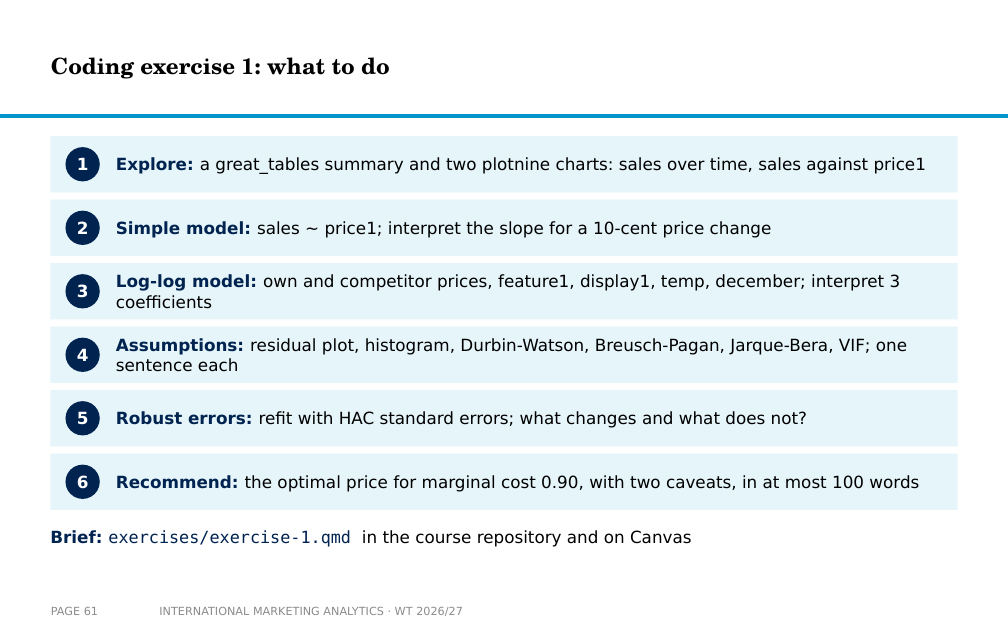
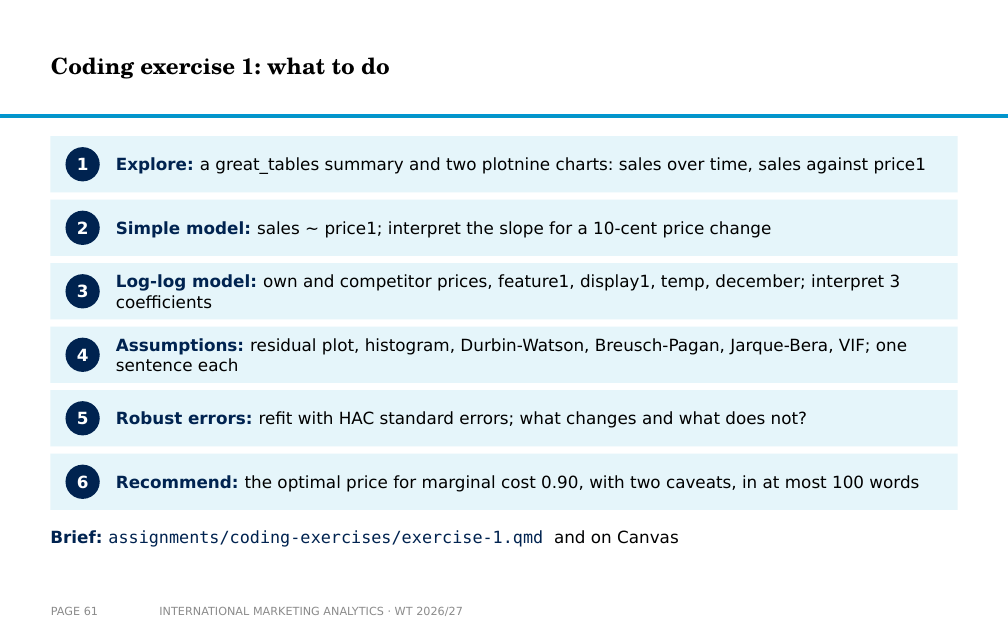
Before and after one commit to arnefloh-wu/international-marketing-analytics-teaching, a slide deck: slide 61 of slides/01b_statistics-and-regression_WT26-27.pptx. Drawn at 1008x630 pixels with LibreOffice and Linux fonts; fonts in the diff are those of the drawing; background and template pictures are left out. Boxes give left, top, right and bottom in pixels: in the first picture for what was removed or moved away, otherwise in the second. Text is boxed around its words. In the diff, an @@ line names an element or a change of style, - is before the commit and + after.

```diff
--- a/slides/01b_statistics-and-regression_WT26-27.pptx
+++ b/slides/01b_statistics-and-regression_WT26-27.pptx
@@ text at box(50, 530, 679, 547): text changed; font DejaVu Sans to DejaVu Sans Mono; text colour #000000 to #002350 @@
-Brief: exercises/exercise-1.qmd in the course repository and on Canvas
+Brief: assignments/coding-exercises/exercise-1.qmd and on Canvas
```
Also in this commit, not shown: 4 other slides changed, 3 other files.
